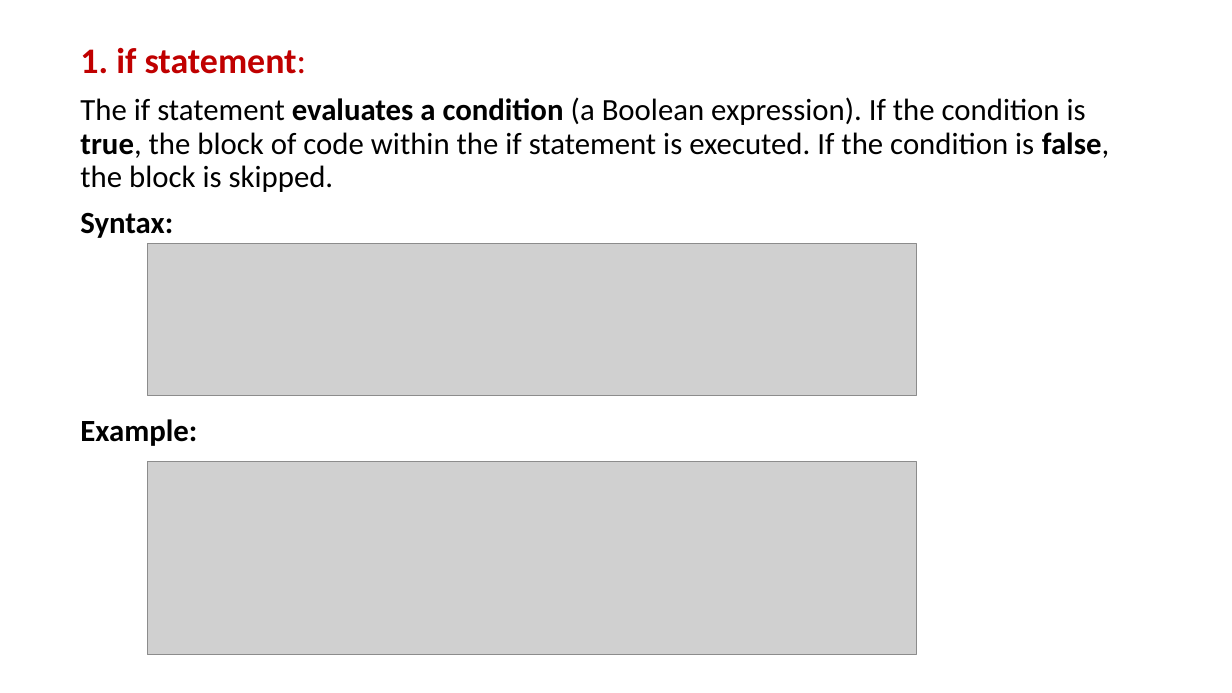
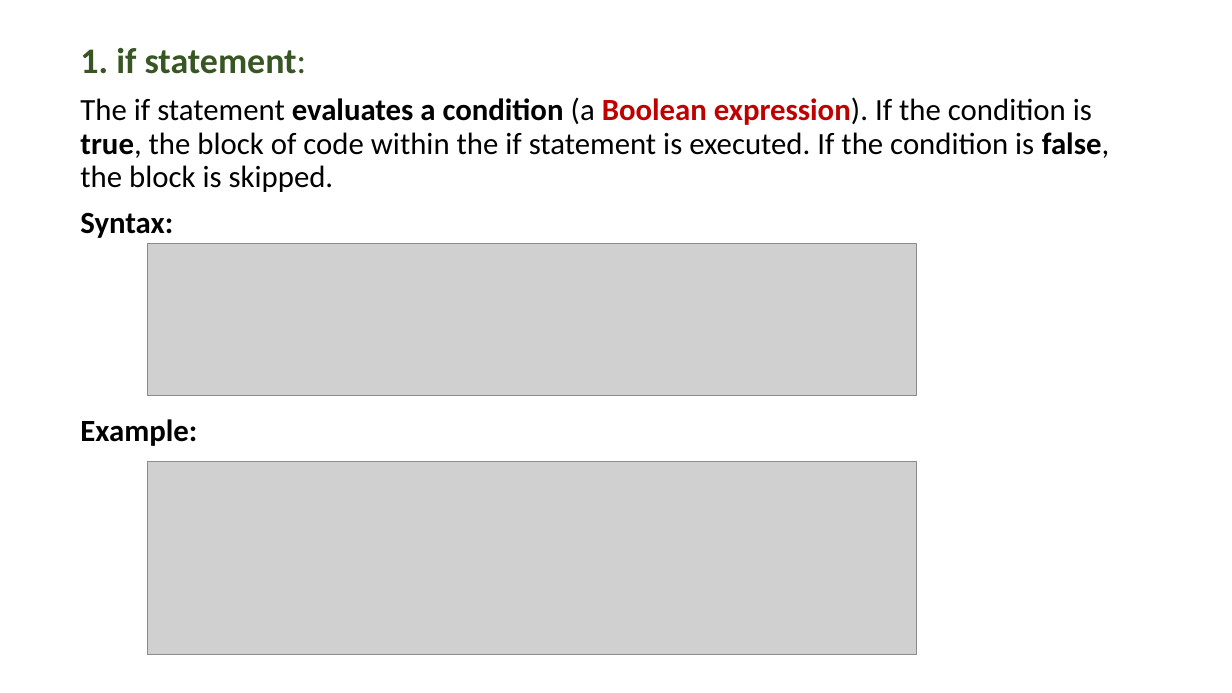
Before and after one commit to PRAMOD-VISHNU-NAIK/MCA-2nd-Sem-Shridevi-College, a slide deck: slide 55 of Theory Class-Notes/Java MCA-2.pptx. Drawn at 1232x693 pixels with LibreOffice and Linux fonts; fonts in the diff are those of the drawing; grey boxes stand for pictures. Boxes give left, top, right and bottom in pixels: in the first picture for what was removed or moved away, otherwise in the second. Text is boxed around its words. In the diff, an @@ line names an element or a change of style, - is before the commit and + after.

```diff
--- a/Theory Class-Notes/Java MCA-2.pptx
+++ b/Theory Class-Notes/Java MCA-2.pptx
@@ text at [80, 48, 1109, 192]: text colour #C00000 to #385723 in "1. if statement:"; text colour #000000 to #C00000, bold on in "Boolean expression)." @@
```
Also in this commit, not shown: 7 other slides changed, 32 other files.
